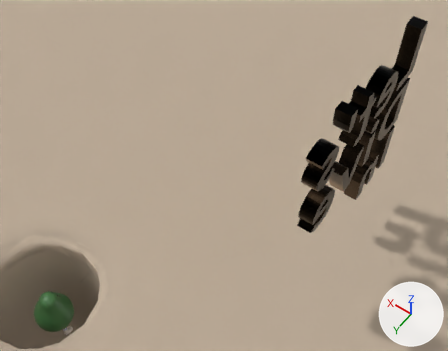
Renders of the glTF model public/models/butthole.gltf from each side of a commit.
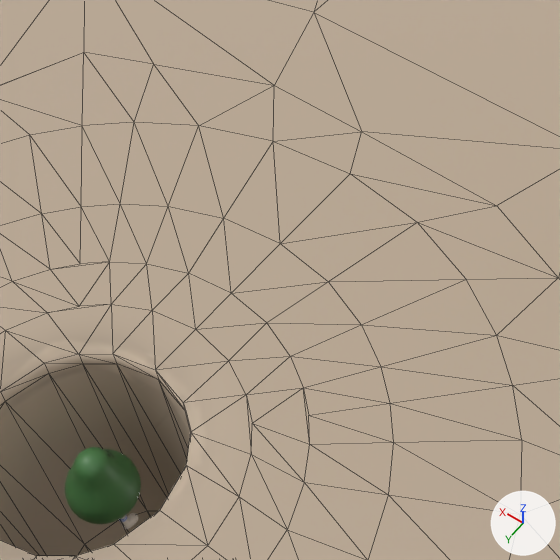
There are two pictures of each version: one whole from a 50 mm camera at (-3.08, 3.42, 8.13) aimed at (0.1, -1.03, 1.15), one close up on the part from 0% to 66% of the width and 16% to 100% of the height. Lighting does not change. The marker at lower right points along +X, +Y and +Z. The close-ups show mesh edges as thin lines. Where no turn or scale is listed for an object, it has been applied to the vertices.

Names of what the first close-up shows: 'Floor', 'Puppet'.
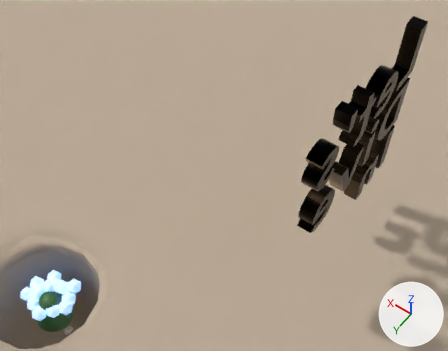
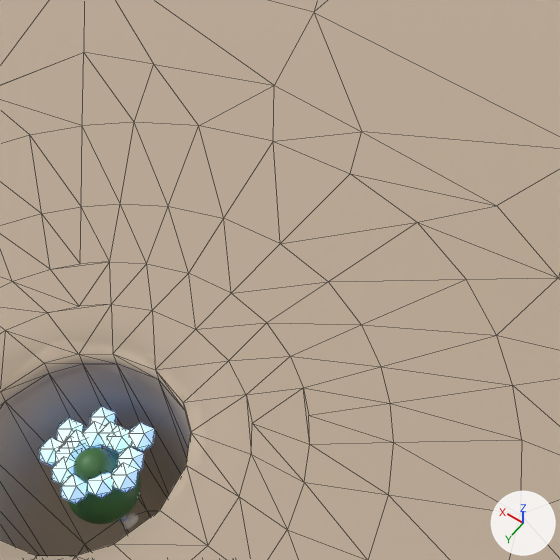
Where the change shows, as pixel boxes [x1, y1, x2, y2] in the close-ups (560 x 560 px):
'Icosphere.005', added: after [111, 463, 138, 493]
'Icosphere.014', added: after [61, 474, 87, 504]
'Icosphere.001', added: after [129, 422, 155, 451]
'Icosphere.006', added: after [87, 473, 114, 498]
'Icosphere.003', added: after [107, 425, 131, 453]
'Icosphere.010', added: after [117, 447, 144, 472]
'Icosphere.013', added: after [39, 438, 62, 466]
'Icosphere.002', added: after [52, 457, 74, 484]
'Icosphere.016', added: after [57, 418, 84, 442]
'Icosphere.012', added: after [83, 421, 104, 448]
'Icosphere.008', added: after [90, 406, 116, 426]
'Icosphere.004', added: after [64, 430, 90, 451]
'Icosphere.011', added: after [100, 422, 117, 451]
'Icosphere.015', added: after [55, 449, 78, 462]
'Icosphere.007', added: after [59, 442, 82, 455]

What the commit changed:
Material 'FlameMat' (mat_flamemat) is new.
Its base color is (1.0, 1.0, 1.0) (white #ffffff).
Its metallic is 1.0.
Its roughness is 1.0.
Its emission color is (0.0499, 0.313, 1.0) (blue #3f98ff).
Its emission strength is 1.0.
Mesh me_icosphere_016 is new.
It is an icosphere of 20 faces spanning x -0.127..0.127, y -0.108..0.108, z -0.113..0.113.
It uses material mat_flamemat (white #ffffff).
Object 'Icosphere.016' (ob_icosphere_016) is new; it shows me_icosphere_016.
Its location is (2.081, 1.299, -0.684).
Object 'Icosphere.015' (ob_icosphere_015) is new; it shows a copy of me_icosphere_016.
Its location is (1.929, 1.462, -0.684).
Object 'Icosphere.014' (ob_icosphere_014) is new; it shows a copy of me_icosphere_016.
Its location is (1.679, 1.638, -0.684).
Object 'Icosphere.013' (ob_icosphere_013) is new; it shows a copy of me_icosphere_016.
Its location is (2.065, 1.513, -0.684).
Object 'Icosphere.012' (ob_icosphere_012) is new; it shows a copy of me_icosphere_016.
Its location is (1.882, 1.2, -0.684).
Object 'Icosphere.011' (ob_icosphere_011) is new; it shows a copy of me_icosphere_016.
Its location is (1.772, 1.125, -0.684).
Object 'Icosphere.010' (ob_icosphere_010) is new; it shows a copy of me_icosphere_016.
Its location is (1.485, 1.2, -0.684).
Object 'Icosphere.008' (ob_icosphere_008) is new; it shows a copy of me_icosphere_016.
Its location is (1.937, 1.061, -0.684).
Object 'Icosphere.007' (ob_icosphere_007) is new; it shows a copy of me_icosphere_016.
Its location is (1.94, 1.413, -0.684).
Object 'Icosphere.006' (ob_icosphere_006) is new; it shows a copy of me_icosphere_016.
Its location is (1.543, 1.479, -0.684).
Object 'Icosphere.005' (ob_icosphere_005) is new; it shows a copy of me_icosphere_016.
Its location is (1.419, 1.334, -0.684).
Object 'Icosphere.004' (ob_icosphere_004) is new; it shows a copy of me_icosphere_016.
Its location is (1.947, 1.342, -0.684).
Object 'Icosphere.003' (ob_icosphere_003) is new; it shows a copy of me_icosphere_016.
Its location is (1.697, 1.109, -0.684).
Object 'Icosphere.002' (ob_icosphere_002) is new; it shows a copy of me_icosphere_016.
Its location is (1.849, 1.575, -0.684).
Object 'Icosphere.001' (ob_icosphere_001) is new; it shows a copy of me_icosphere_016.
Its location is (1.567, 0.985, -0.684).
